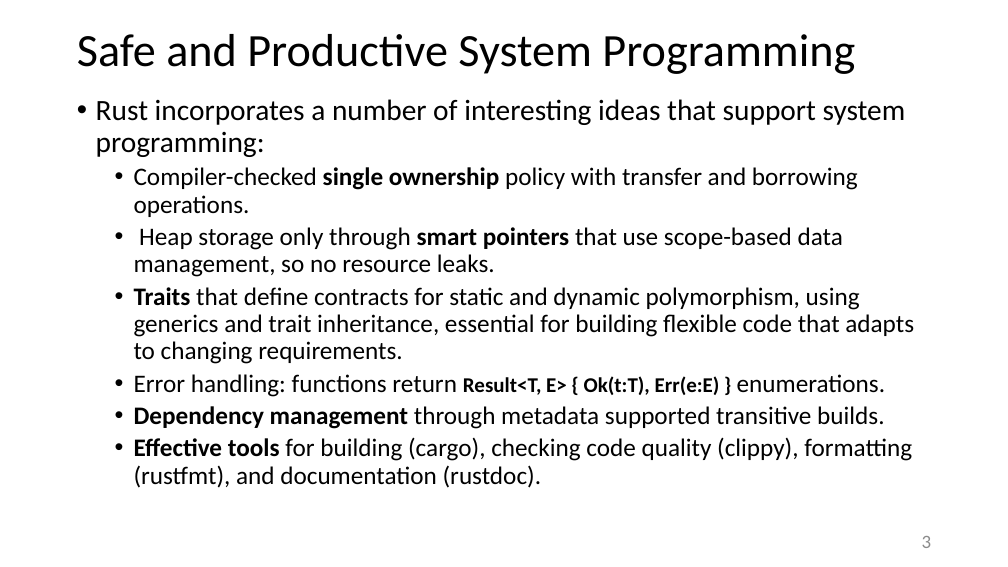
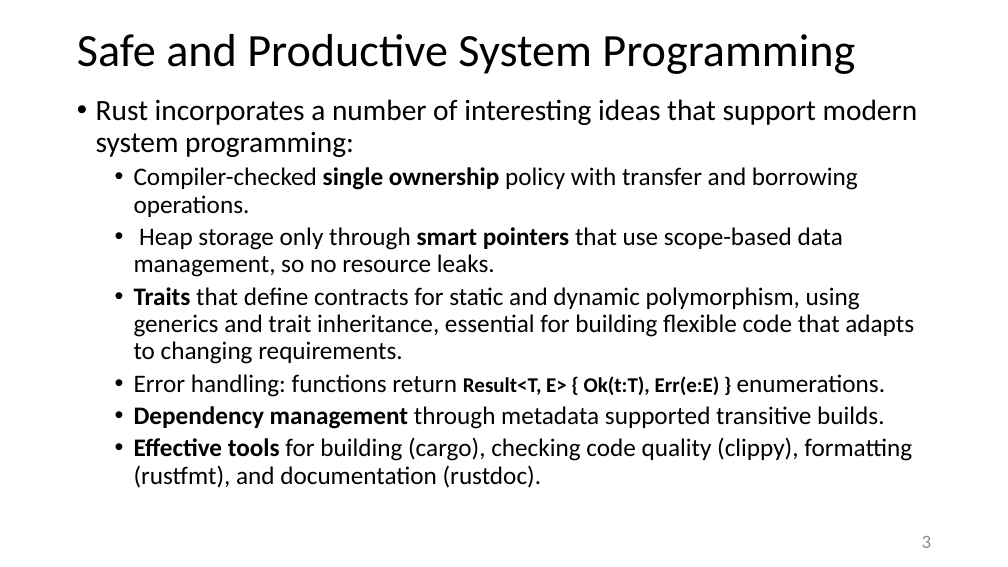
Before and after one commit to JimFawcett/JimFawcett.github.io, a slide deck: slide 3 of Resources/RustErrorHandling.pptx. Drawn at 1008x567 pixels with LibreOffice and Linux fonts; fonts in the diff are those of the drawing. Boxes give left, top, right and bottom in pixels: in the first picture for what was removed or moved away, otherwise in the second. Text is boxed around its words. In the diff, an @@ line names an element or a change of style, - is before the commit and + after.

```diff
--- a/Resources/RustErrorHandling.pptx
+++ b/Resources/RustErrorHandling.pptx
@@ text at bbox=[96, 99, 918, 157]: text changed @@
-• Rust incorporates a number of interesting ideas that support system programming:
+• Rust incorporates a number of interesting ideas that support modern system programming:
```
Also in this commit, not shown: 5 other slides changed, 1 other file.
